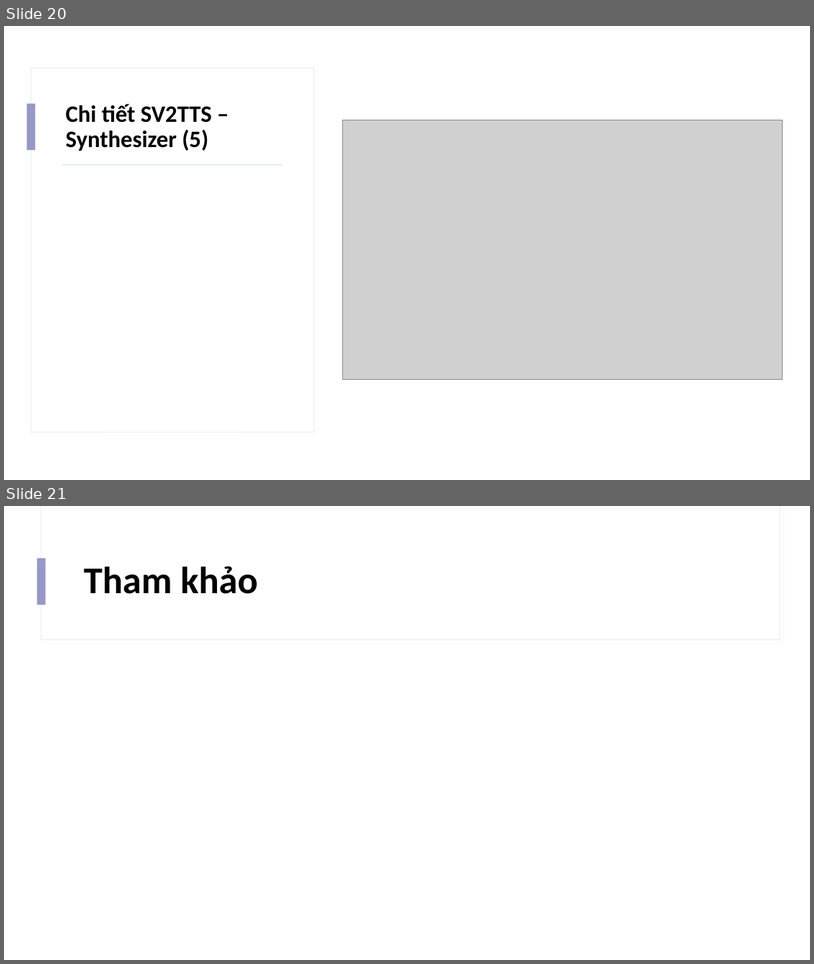
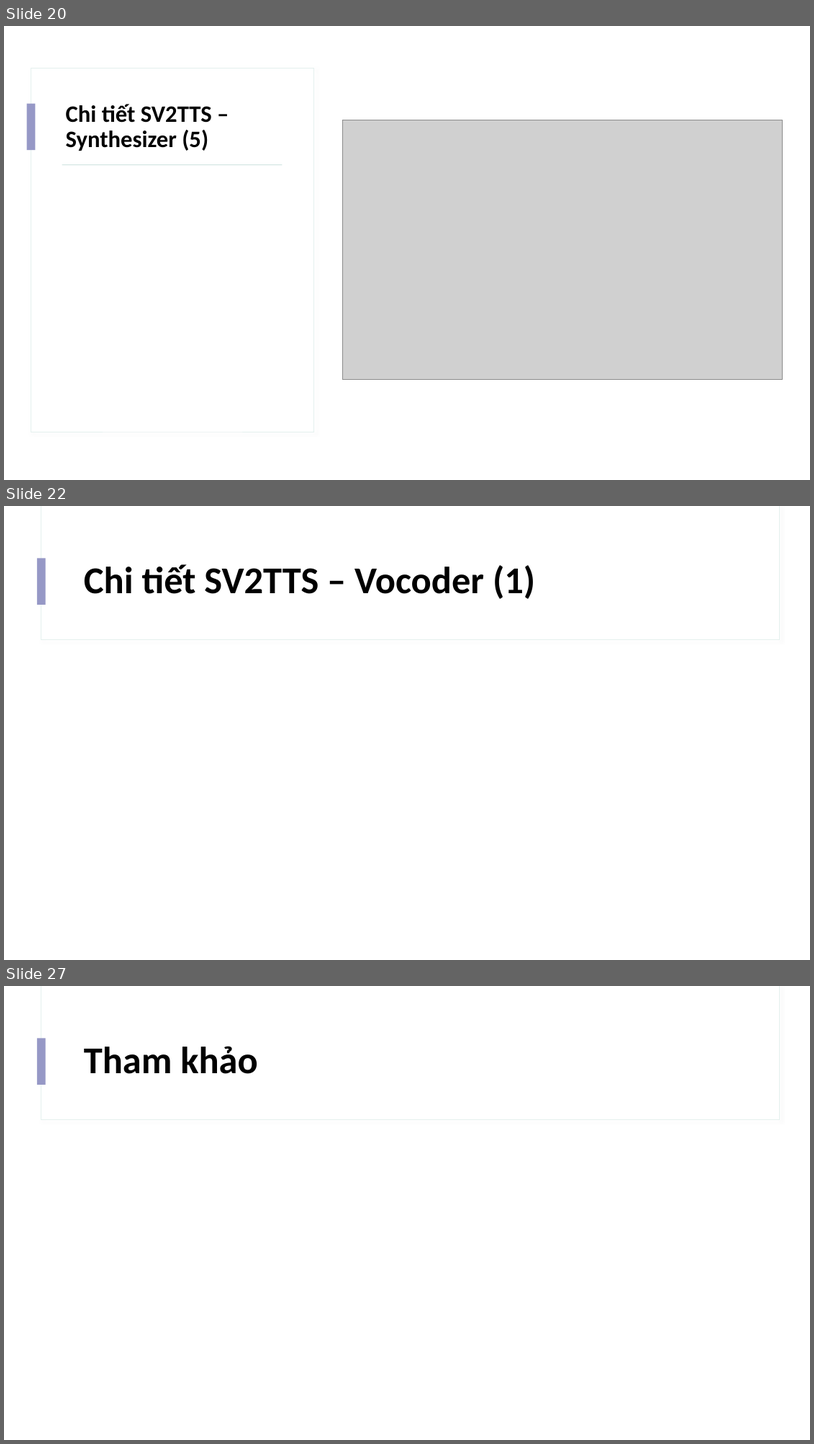
Before and after one commit to IrisStream/Machine-Learning, a slide deck: Voice_Cloning/Slide.pptx. Shown one above the other, each under a label of ours: slides 20 and 21 before the commit, slides 20, 22 and 27 after it; the slides between them are not shown. The pictures are 814x964 and 814x1444 pixels, drawn with LibreOffice and Linux fonts; fonts in the diff are those of the drawing; grey boxes stand for pictures. Boxes give left, top, right and bottom in pixels: in the first picture for what was removed or moved away, otherwise in the second. Text is boxed around its words. In the diff, an @@ line names an element or a change of style, - is before the commit and + after.

Commit message:
add vocoder

```diff
--- a/Voice_Cloning/Slide.pptx
+++ b/Voice_Cloning/Slide.pptx
@@ slide 22 added at box(4, 506, 810, 960), background #FFFFFF; not listed: 3 template elements that a slide beside it also shows @@
@@ title added at box(84, 564, 535, 599), 45 pt, text #000000, bold @@
+Chi tiết SV2TTS – Vocoder (1)
@@ what was slide 21 is now slide 27 @@
```
Also in this commit, not shown: 5 other slides added.
